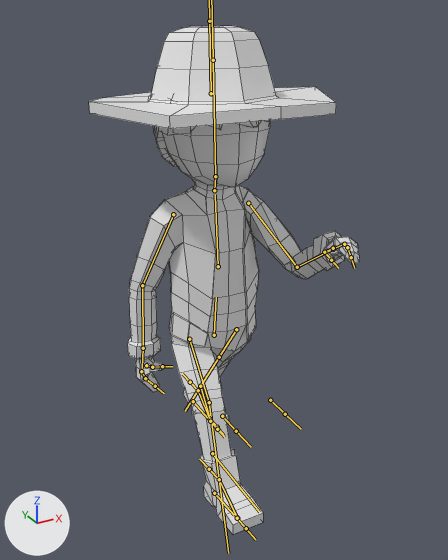
What one commit did to the FBX model OutofLight/Assets/Graphics/PlayerCharacter/Dave.fbx.
Before and after are seen from a 50 mm lens placed at (-0.845, -1.639, 1.506), pointed at (0.024, -0.059, 0.716). Arrows for +X, +Y and +Z are at lower left; the lights stay in place. Both versions are drawn at frame 8 of the action 'Armature|Walk'; the numbers are the values there. The bones that bend it are drawn over the model as lines. Mesh edges are drawn as thin lines.

Objects in the first picture: 'Character'.
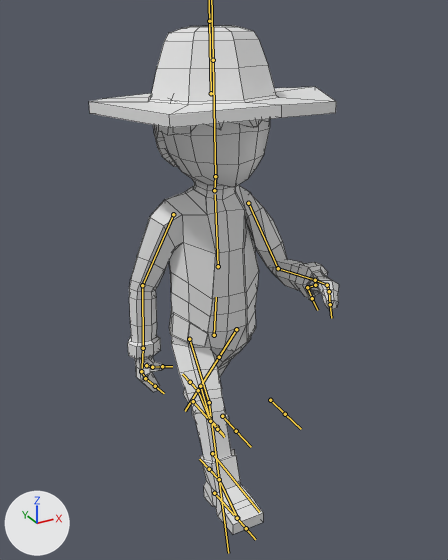
The edits, one by one:
Bone 'Upper Arm.L' (bone_upper_arm_l) turns from (67, 105, 31) to (36, 118, 23) degrees about its own x, y and z.
Bone 'Lower Arm.L' (bone_lower_arm_l) turns from (112, -35, -18) to (118, -35, -17) degrees about its own x, y and z.
Bone 'Hand.L' (bone_hand_l) turns from (-12, -1, -1) to (-8, -1, -1) degrees about its own x, y and z.

Pixel boxes [x1, y1, x2, y2] of what changed, in the pictures (448 x 560 px):
'Character', posed (7% narrower)
    before: [89, 26, 359, 534]
    after: [89, 26, 339, 534]
bone 'Upper Arm.L', root to tip
    before: (248, 203) to (297, 267)
    after: (248, 203) to (278, 268)
bone 'Lower Arm.L', root to tip
    before: (297, 267) to (333, 249)
    after: (278, 268) to (315, 280)
bone 'Hand.L', root to tip
    before: (333, 249) to (342, 244)
    after: (315, 280) to (325, 284)
